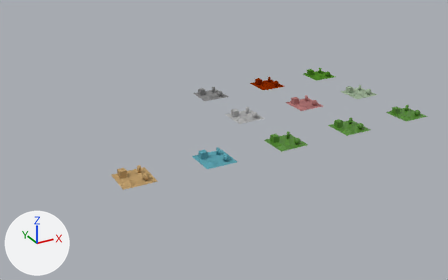
Renders of the Blender file materials/materials_toylandnormal.blend from each side of a commit.
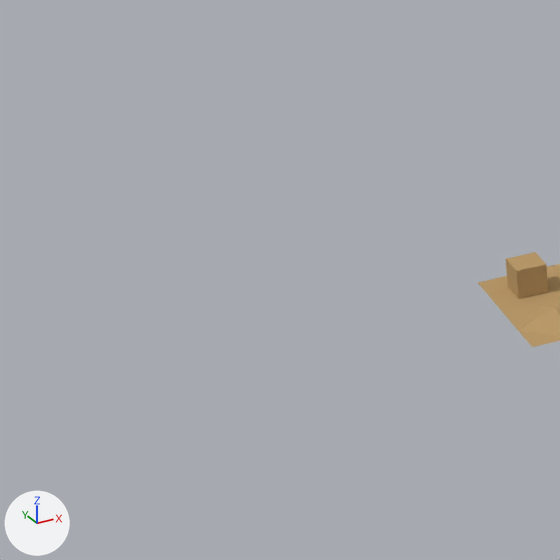
Old and new are each drawn whole from a camera (50 mm lens) standing at (-30.36, -29.06, 15.62) and looking at (-12.08, 4.17, -0.99) and again close up on the part from 0% to 29% of the width and 39% to 85% of the height. The lights are fixed; the arrows at lower left show +X, +Y and +Z.
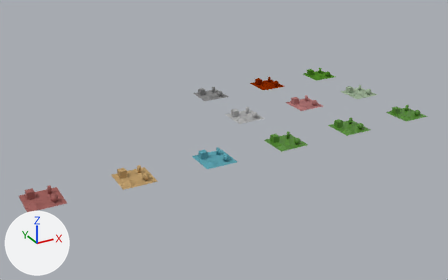
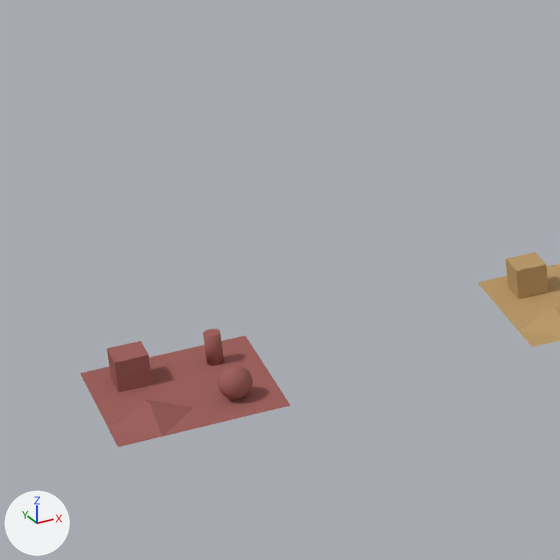
The change in detail:
Material 'Foundation_Toyland' (mat_foundation_toyland) is new.
Its base color is (0.352, 0.127, 0.117) (brown #a06460).
Mesh me_plane_005 is new.
It has 250 vertices, 373 faces and spans x -1.0..1.0, y -1.0..1.0, z 0.0..0.4.
It uses material mat_foundation_toyland (brown #a06460).
Object 'Plane.011' (ob_plane_011) is new; it shows me_plane_005.
Its location is (-25.0, 0.0, 0.0).

What differs and where, as boxes [x1, y1, x2, y2] in the close-ups (560 x 560 px):
'Plane.011', added (brown)
    after: [80, 329, 291, 447]
